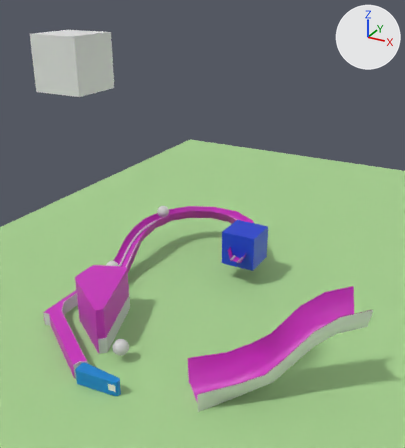
The COLLADA model wire_forms.dae: old version first, new version second.
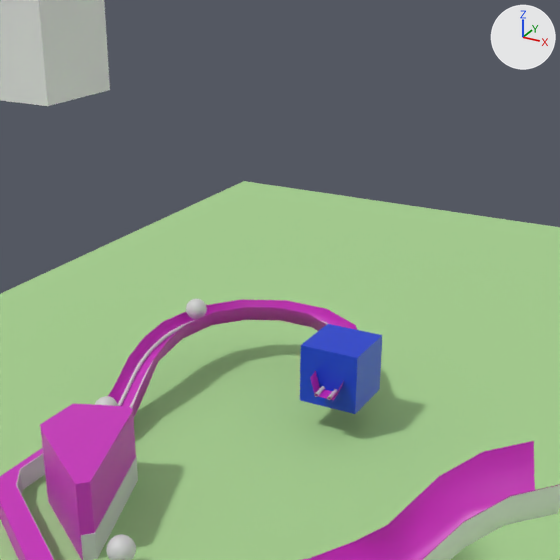
There are two pictures of each version: one whole from a camera (50 mm lens) standing at (9.78, -8.87, 5.75) and looking at (5.63, -1.32, 1.97), one close up on the part from 13% to 91% of the width and 8% to 79% of the height. The axes (+X, +Y, +Z) are drawn at upper right. The lights are the same throughout. Where no turn or scale is listed for an object, it has been applied to the vertices.

Script lines for the objects in view, before the commit:
```python
me_cube = bpy.data.meshes.new('Cube')
me_cube.from_pydata(...)  # a box spanning x -0.352..0.352, y -0.352..0.352, z -0.352..0.352
me_cube.materials.append(mat_ghosts)  # blue #153ed1
me_cube_001 = bpy.data.meshes.new('Cube.001')
me_cube_001.from_pydata(...)  # 50 vertices, 92 faces; spans x 0.17..1.76, y -1.63..0.51, z -0.21..0.94
me_cube_001.materials.append(mat_invisble)  # pink #cd2cc0
me_mesh_003 = bpy.data.meshes.new('Mesh.003')
me_mesh_003.from_pydata(...)  # 28 vertices, 35 faces; spans x -2.2..0.25, y -2.8..-0.93, z 0.0..1.59
ob_ghost = bpy.data.objects.new('GHOST', me_cube)
ob_ghost.location = (5.52, 0.68, 0.71)
ob_p_left_inlane = bpy.data.objects.new('P_left_inlane', me_cube_001)
ob_p_left_inlane.location = (2.97, -1.99, -0.1)
ob_visual_ramp2 = bpy.data.objects.new('visual_ramp2', me_mesh_003)
ob_visual_ramp2.location = (8.39, -0.55, -0.01)
# also in view: 'Cube' at (5.45, -3.94, 4.89); 'visual_inlane' at (3.94, -2.55, -0.01); 'Plane' at (5.72, 0.08, 0.0); 'P__ramp_physics_alt_c__convert__decimate__apply' at (4.37, 0.21, 0.39); 'P_ramp2' at (7.41, -2.41, 0.79)
```
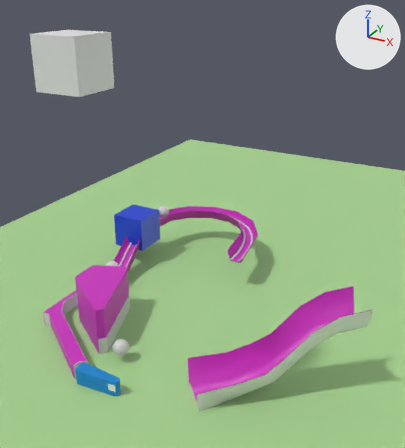
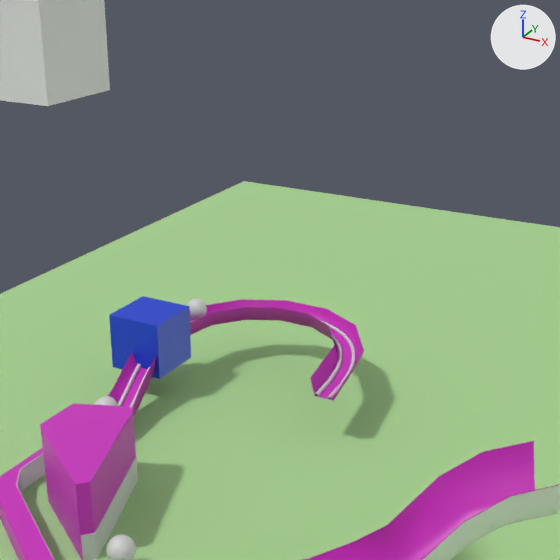
Where the change shows, as pixel boxes (x1, y1, x2, y2) in the close-ups (560 x 560 px):
'GHOST', moved
    before: (300, 324, 382, 414)
    after: (109, 296, 191, 379)

The change in detail:
Object 'GHOST' (ob_ghost) moves from (5.52, 0.68, 0.71) to (3.08, 0.36, 0.71).
